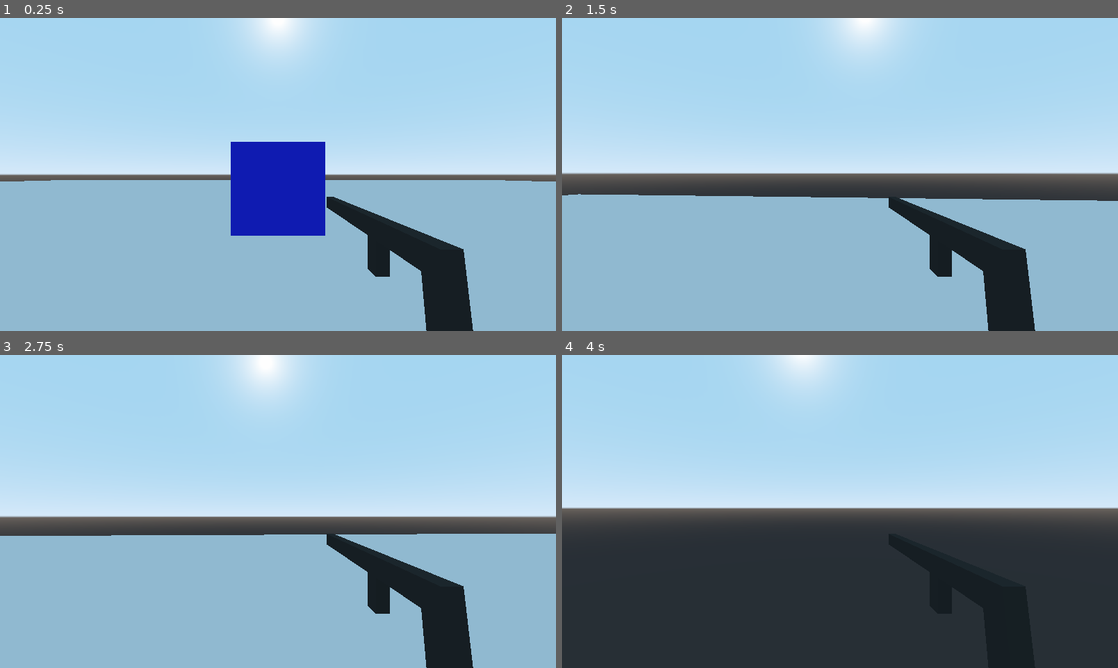
Above: before the commit, frames 1-4 (two rows, left to right).
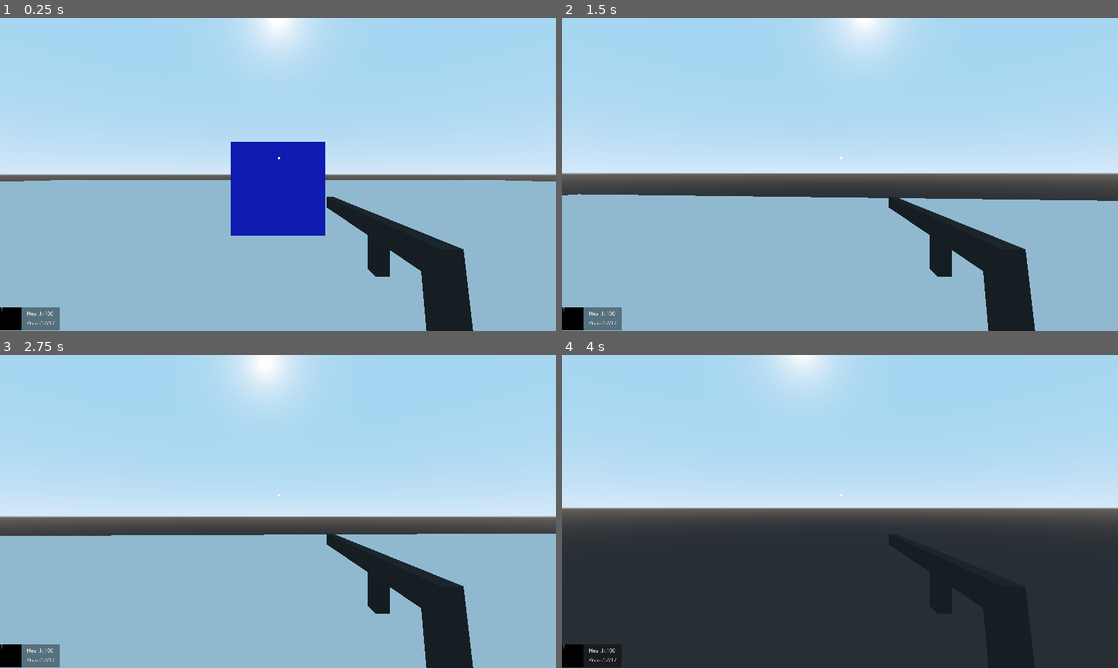
Above: after the commit, the same moments.

Repository: bravoeight98/FPSgodot
Game: Godot game, scene res://Scene/world.tscn
Same seed, same stepped clock (60 frames per second), same inputs: the game is played once before the commit and once after it.
Inputs (mouse positions are in pixels of both pictures, inside the frame that each line leads up to):
- Up to frame 1 (0.25 s): no input
- Up to frame 2 (1.5 s): tap Enter at 0.5 s; move the mouse to (867, 174) at 0.52 s; hold Shift (sprint) 0.53-1.28 s; hold W (forward) from 0.53 s (still down); tap Space (jump) at 0.77 s; move the mouse to (812, 174) at 1.27 s; tap Shift (sprint) at 1.35 s
- Up to frame 3 (2.75 s): keep holding W (forward); tap Space (jump) at 1.52 s; move the mouse to (289, 505) at 2.02 s; hold Shift (sprint) from 2.03 s (still down)
- Up to frame 4 (4 s): keep holding W (forward); move the mouse to (834, 517) at 2.77 s; release Shift (sprint) at 2.78 s; tap Shift (sprint) at 2.85 s; tap Space (jump) at 3.02, 3.77 s; move the mouse to (878, 514) at 3.52 s; hold Shift (sprint) from 3.53 s (still down)

The runs differ from the first frame. In frame 1, 0.8% of the frame differs, in the area x 0-51%, y 44-100%; in frame 2, 0.8%; in frame 3, 0.8%; in frame 4, 0.3%.

Commit message:
Update player.tscn

Diff:
--- a/FPSgodot/Player/player.tscn
+++ b/FPSgodot/Player/player.tscn
@@ -1,9 +1,10 @@
-[gd_scene load_steps=7 format=2]
+[gd_scene load_steps=8 format=2]
 
 [ext_resource path="res://Player/player.gd" type="Script" id=1]
 [ext_resource path="res://weapons/pistol/pistol_a/pistol_a.tscn" type="PackedScene" id=2]
 [ext_resource path="res://weapons/rifle/rifle_a/rifle_a.tscn" type="PackedScene" id=3]
 [ext_resource path="res://weapons/unarmed/unarmed.tscn" type="PackedScene" id=4]
+[ext_resource path="res://scene/ui/hud/hud.tscn" type="PackedScene" id=5]
 
 [sub_resource type="CapsuleMesh" id=1]
 radius = 0.5
@@ -38,3 +39,5 @@
 transform = Transform( 1, 0, 0, 0, -4.37114e-08, 1, 0, -1, -4.37114e-08, 0.3, -0.7, 0.06 )
 
 [node name="Unarmed" parent="CamRoot/Weapons" instance=ExtResource( 4 )]
+
+[node name="HUD" parent="CamRoot/Weapons" instance=ExtResource( 5 )]
